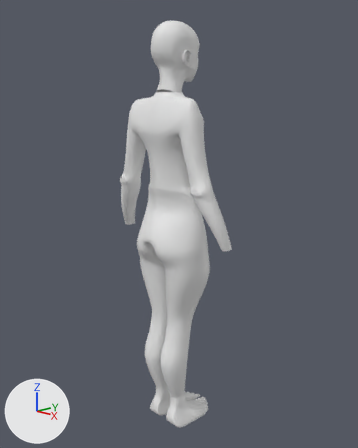
The Blender file character.blend: old version first, new version second.
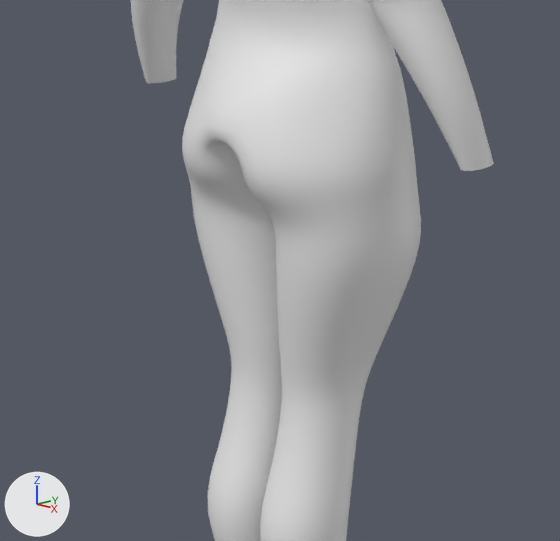
Old and new are each drawn whole from a 50 mm camera at (4.11, -3.8, 4.01) aimed at (-0.01, 0.12, 2.64) and again close up on the part from 23% to 70% of the width and 44% to 81% of the height. The axes (+X, +Y, +Z) are drawn at lower left. The lights are the same throughout.

Objects in the first close-up: 'body'.
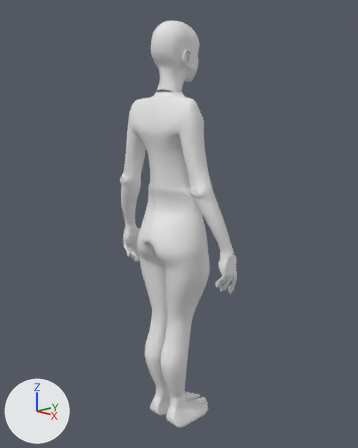
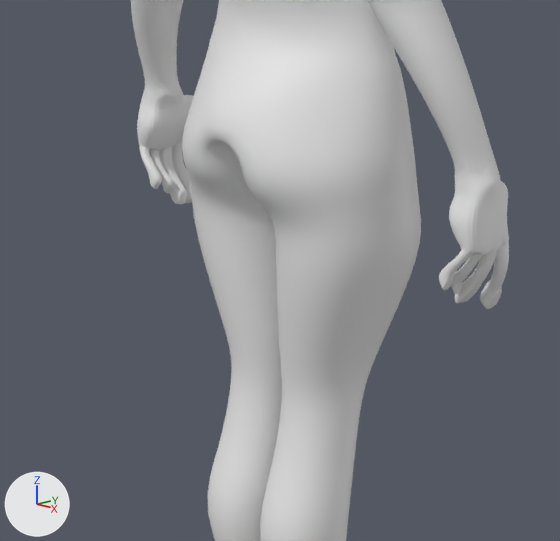
The change, as a diff of the scene's bpy script:
```diff
--- a/character.blend.py
+++ b/character.blend.py
@@ me_cylinder @@
 # used by ob_body; location = (0.0, 0.0, 3.0)
-me_cylinder.from_pydata(...)  # 360 vertices, 347 faces; spans x -0.02..0.86, y -0.46..0.55, z -2.85..1.13
+me_cylinder.from_pydata(...)  # 519 vertices, 513 faces; spans x -0.02..0.9, y -0.46..0.55, z -2.85..1.13
+# me_cylinder part 1
+# 1 vertex is removed from x 0.79, y 0.1, z -0.48
+# 2 faces are deleted
+# 5 vertices move from x 0.78..0.86, y -0.04..0.11, z -0.48 to x 0.76..0.88, y -0.04..0.11, z -0.49
+# 138 vertices are added at x 0.68..0.9, y -0.08..0.22, z -1.01..-0.49
+# 12 new vertices lie (0.0, 0.04, 0.0) away from vertices in x 0.72..0.88, y -0.07..0.09, z -0.86..-0.58
+# 5 new vertices lie (0.05, 0.0, 0.0) away from vertices in x 0.8..0.83, y -0.04..0.16, z -0.9..-0.53
+# 5 new vertices lie (0.0, 0.05, 0.0) away from vertices in x 0.72..0.88, y -0.01..0.04, z -0.88..-0.64
+# 2 new faces join them, smooth
+# 166 new faces join them
```

Where the change shows, as pixel boxes (x1, y1, x2, y2) in the close-ups (560 x 541 px):
'body', reshaped
    before: (131, 0, 494, 541)
    after: (131, 0, 509, 541)
part 1 of me_cylinder, built on
    before: (133, 25, 494, 171)
    after: (133, 24, 509, 309)
